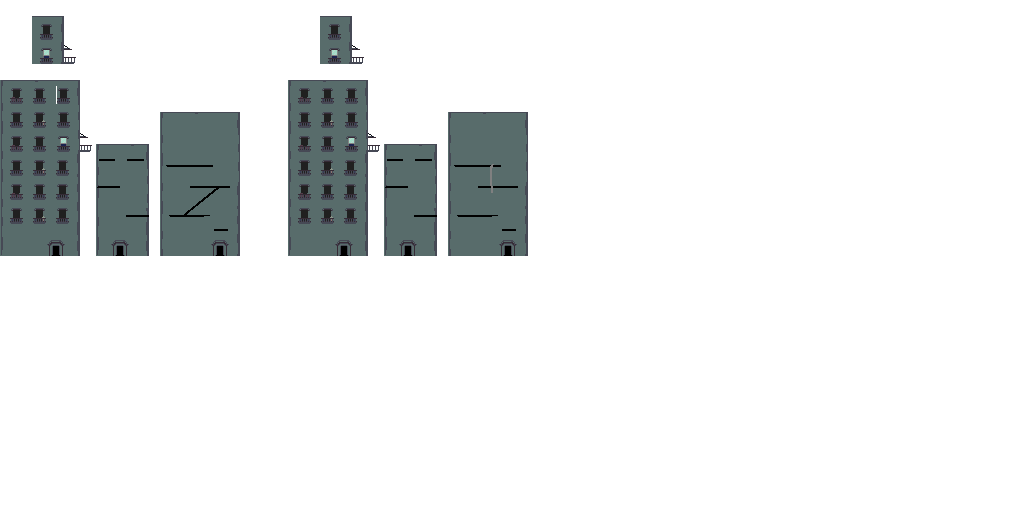
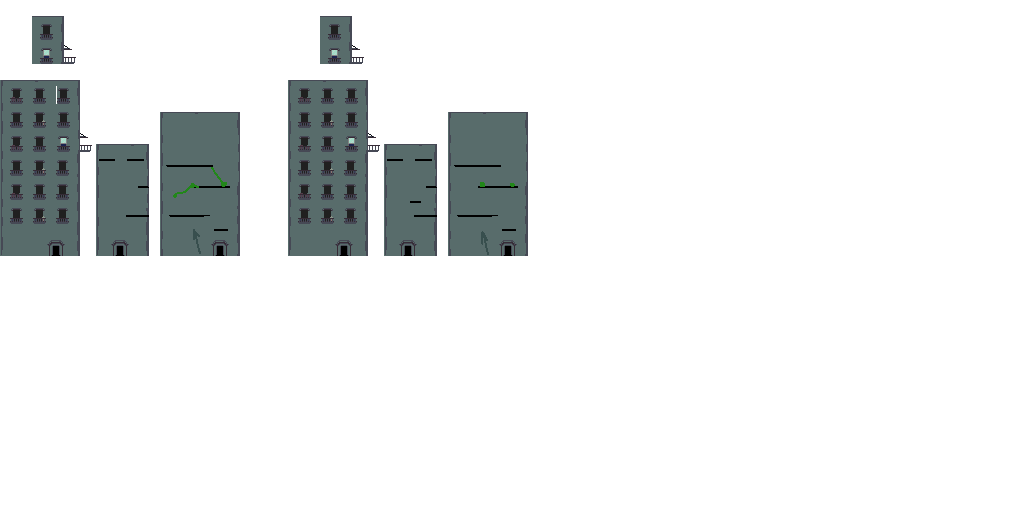
Before/after of a 1024px x 512px layered artwork. What changed in the layer stack:
painted on "Outside Apt (PAST) Merged" over (97, 164, 515, 255)
